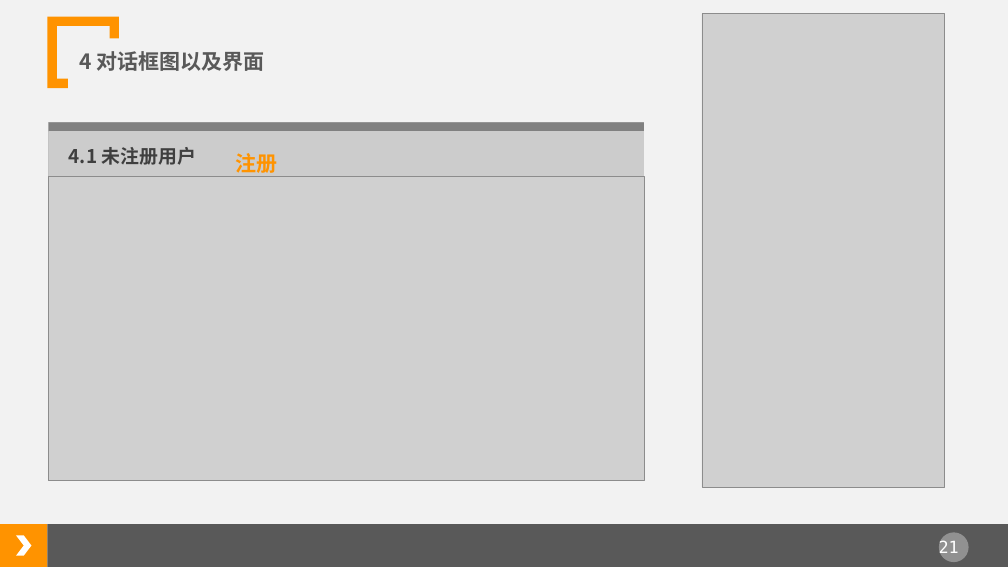
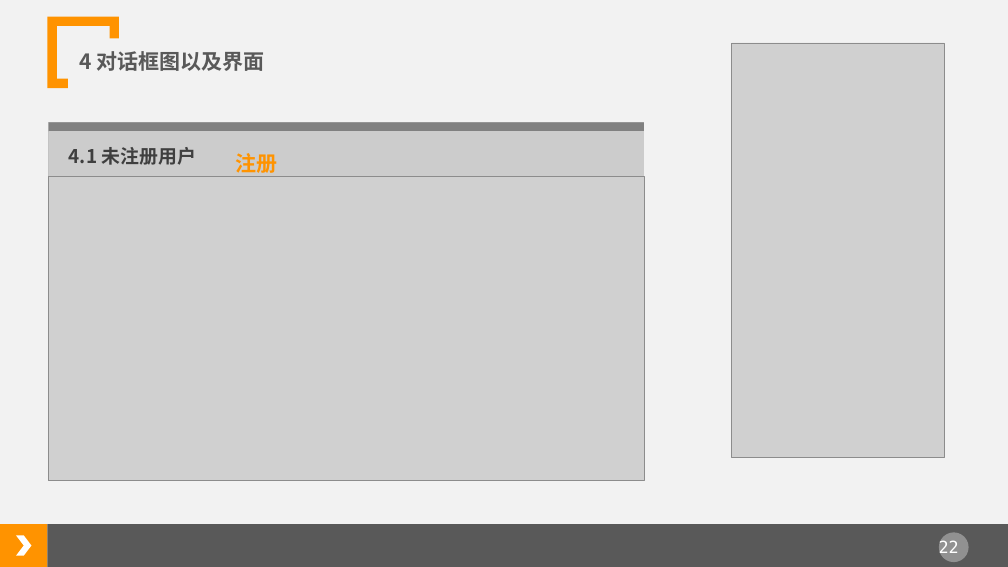
Before and after one commit to tzy502/G16, a slide deck: slide 22 of 需求规格说明书/软件需求规格说明书.ppt (slide 21 before the commit). Drawn at 1008x567 pixels with LibreOffice and Linux fonts; fonts in the diff are those of the drawing; grey boxes stand for pictures. Boxes give left, top, right and bottom in pixels: in the first picture for what was removed or moved away, otherwise in the second. Text is boxed around its words. In the diff, an @@ line names an element or a change of style, - is before the commit and + after.

```diff
--- a/需求规格说明书/软件需求规格说明书.ppt
+++ b/需求规格说明书/软件需求规格说明书.ppt
@@ picture: place and size @@
-picture at [702, 14, 944, 487]
+picture at [731, 43, 944, 458]
@@ page number at [939, 540, 959, 558]: text changed @@
-21
+22
```
Also in this commit, not shown: 14 other slides changed, 2 slides added, 1 slide removed, 11 other files.
